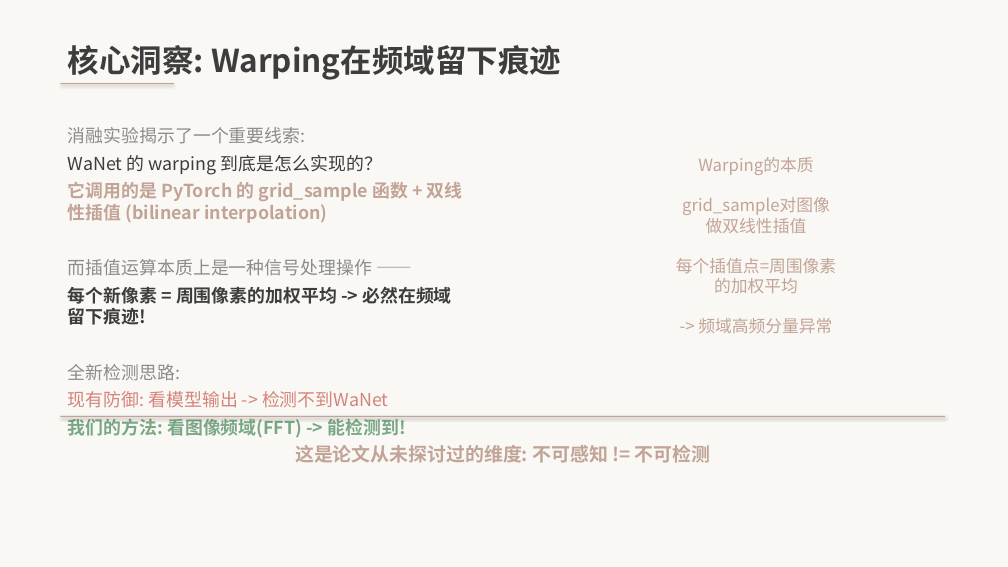
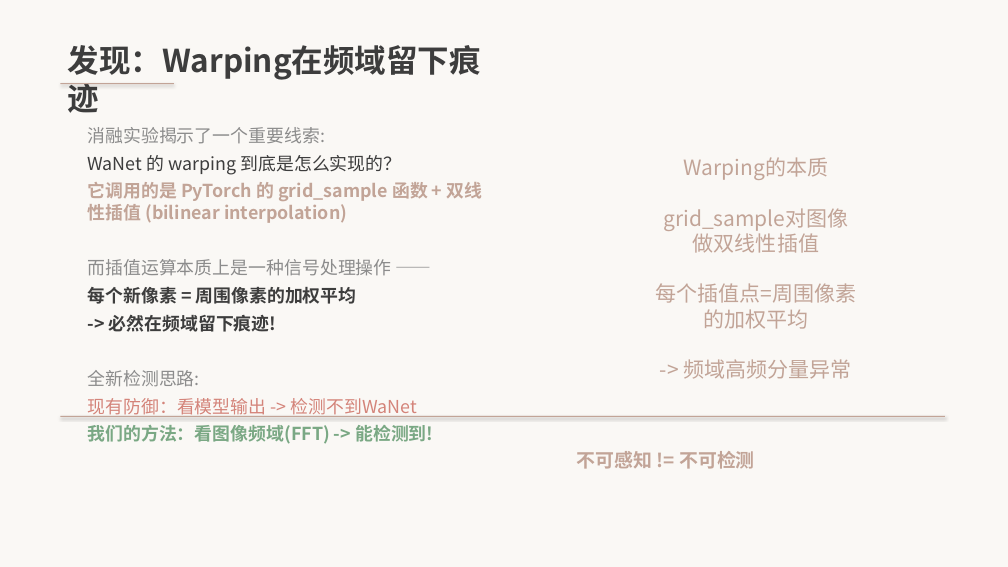
Before and after one commit to axgo-ja/NIS3353, a slide deck: slide 8 of WaNet答辩.pptx. Drawn at 1008x567 pixels with LibreOffice and Linux fonts; fonts in the diff are those of the drawing. Boxes give left, top, right and bottom in pixels: in the first picture for what was removed or moved away, otherwise in the second. Text is boxed around its words. In the diff, an @@ line names an element or a change of style, - is before the commit and + after.

```diff
--- a/WaNet答辩.pptx
+++ b/WaNet答辩.pptx
@@ text at (68, 45, 481, 80): text changed @@
-核心洞察: Warping在频域留下痕迹
+发现：Warping在频域留下痕迹
@@ text "消融实验揭示了一个重要线索:": place and size @@
-text "消融实验揭示了一个重要线索:" at (68, 127, 463, 437)
+text "消融实验揭示了一个重要线索:" at (88, 127, 483, 444)
@@ text "Warping的本质 grid_sample对图像 做双线性插值 每个插值点=周围像素 的加权平均 ...": place and size @@
-text "Warping的本质 grid_sample对图像 做双线性插值 每个插值点=周围像素 的加权平均 ..." at (676, 157, 836, 333)
+text "Warping的本质 grid_sample对图像 做双线性插值 每个插值点=周围像素 的加权平均 ..." at (655, 157, 856, 379)
@@ text "Warping的本质 grid_sample对图像 做双线性插值 每个插值点=周围像素 的加权平均 ..." at (655, 157, 856, 379): size 16 to 20 pt @@
@@ text at (109, 315, 277, 332): text changed @@
-每个新像素 = 周围像素的加权平均 -> 必然在频域留下痕迹!
+每个新像素 = 周围像素的加权平均
+-> 必然在频域留下痕迹!
@@ text at (88, 398, 433, 444): text changed @@
-现有防御: 看模型输出 -> 检测不到WaNet
-我们的方法: 看图像频域(FFT) -> 能检测到!
+现有防御：看模型输出 -> 检测不到WaNet
+我们的方法：看图像频域(FFT) -> 能检测到!
@@ text at (577, 451, 755, 469): text changed @@
-这是论文从未探讨过的维度: 不可感知 != 不可检测
+不可感知 != 不可检测
```
Also in this commit, not shown: 14 other slides changed, 7 other files.
